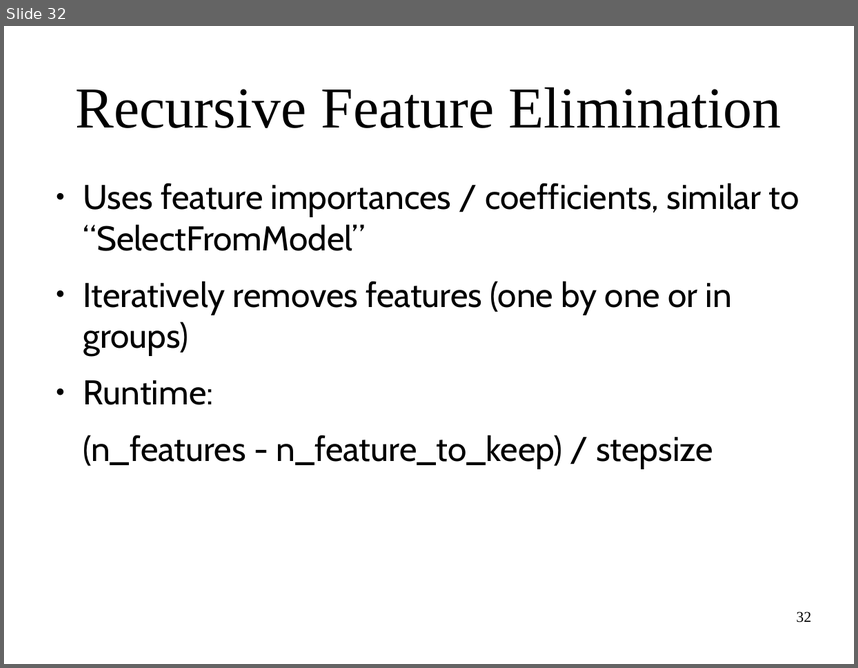
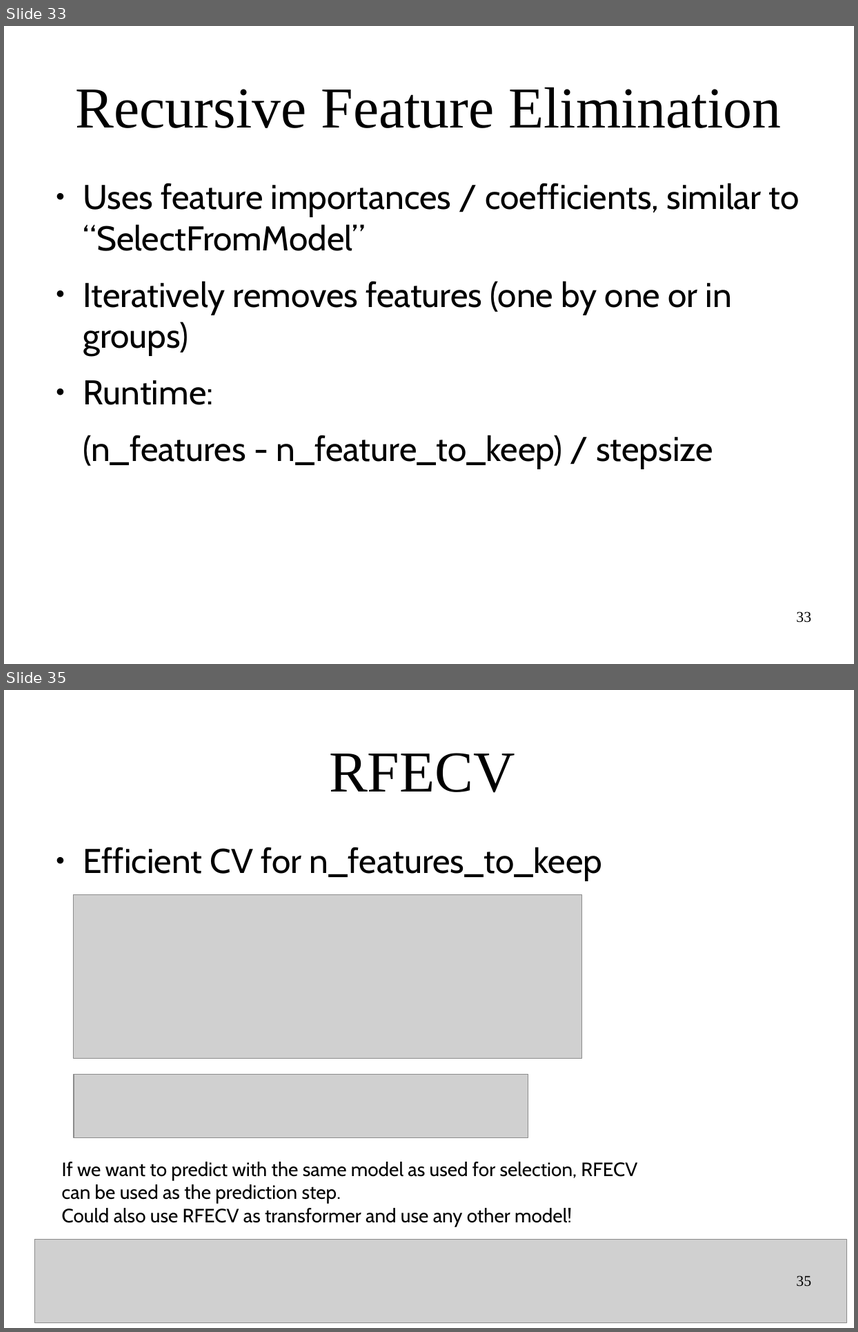
Before and after one commit to amueller/applied_ml_spring_2017, a slide deck: slides/aml-08-021317.odp. Shown one above the other, each under a label of ours: slide 32 before the commit, slides 33 and 35 after it; the slides between them are not shown. The pictures are 858x668 and 858x1332 pixels, drawn with LibreOffice and Linux fonts; fonts in the diff are those of the drawing; grey boxes stand for pictures. Boxes give left, top, right and bottom in pixels: in the first picture for what was removed or moved away, otherwise in the second. Text is boxed around its words. In the diff, an @@ line names an element or a change of style, - is before the commit and + after.

```diff
--- a/slides/aml-08-021317.odp
+++ b/slides/aml-08-021317.odp
@@ slide 35 added at [4,690,854,1328], background #FFFFFF @@
@@ title added at [329,753,515,793], 54 pt, text #000000 @@
+RFECV
@@ text added at [83,847,603,880], 32 pt, text #000000 @@
+● Efficient CV for n_features_to_keep
@@ picture added at [74,894,582,1058] @@
@@ picture added at [74,1074,528,1137] @@
@@ text added at [62,1161,637,1226], 18 pt, text #000000 @@
+If we want to predict with the same model as used for selection, RFECV can be used as the prediction step.
+Could also use RFECV as transformer and use any other model!
@@ picture added at [35,1239,847,1323] @@
@@ page number added at [796,1275,811,1286], 14 pt, text #000000 @@
+35
@@ what was slide 32 is now slide 33 @@
@@ page number at [796,611,811,622]: text changed @@
-32
+33
```
Also in this commit, not shown: 4 other slides added, 1 slide removed, 2 other files.
